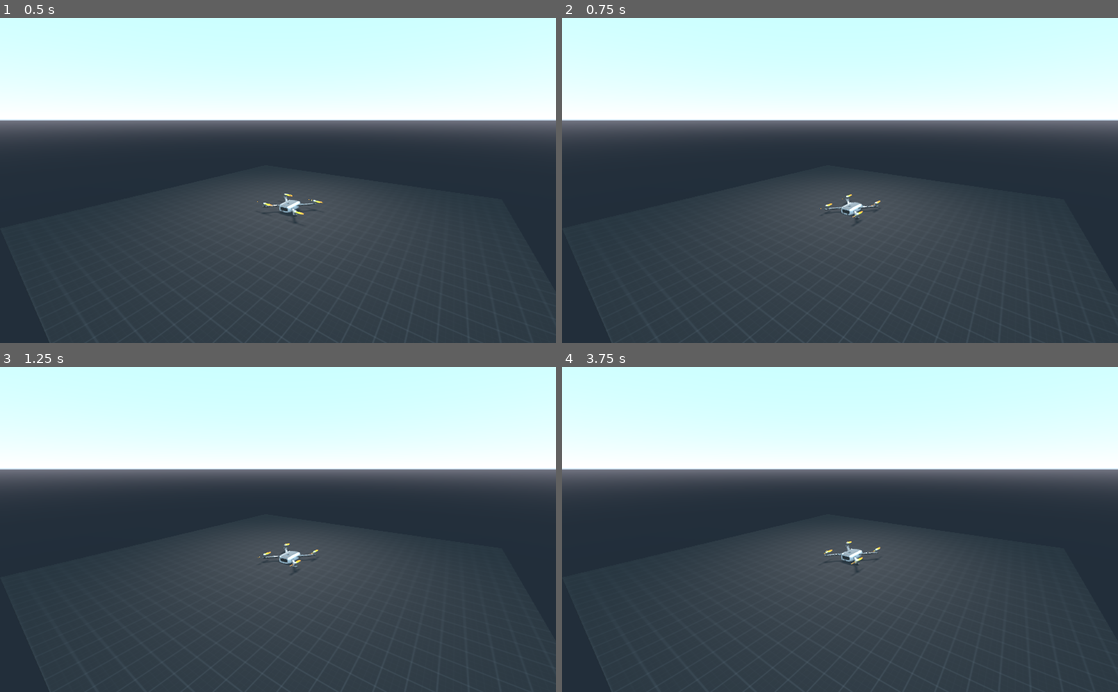
Above: before the commit, frames 1-4 (two rows, left to right).
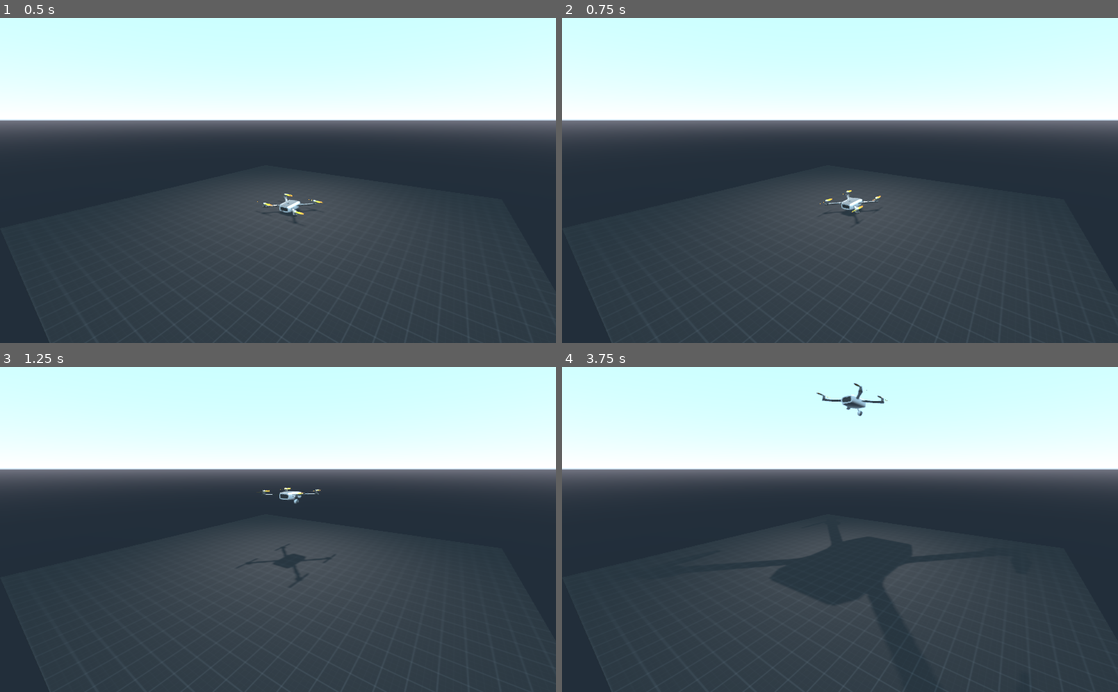
Above: after the commit, the same moments.

Repository: Yash-Pawar-2131/Drone-Simulator
Game: Godot game, scene res://scenes/world_2.tscn
Two runs of this game, one before a commit and one after it. Both use one fixed random seed, a clock stepped at 60 frames per second and the inputs below.
Inputs:
- Up to frame 1 (0.5 s): no input
- Up to frame 2 (0.75 s): hold Up from 0.53 s (still down)
- Up to frame 3 (1.25 s): keep holding Up
- Up to frame 4 (3.75 s): release Up at 1.28 s; hold Down 1.28-2.03 s; hold Up 2.03-3.53 s; hold Down from 3.53 s (still down)

Frame 1 is identical in both runs. In frame 2, 0.3% of the frame differs, in the area x 46-58%, y 52-62%; in frame 3, 0.4%; in frame 4, 3.4%, in the area x 37-67%, y 4-76%.

Commit message:
keypress added

Diff:
--- a/scripts/Desired_Drone_State.gd
+++ b/scripts/Desired_Drone_State.gd
@@ -1,12 +1,11 @@
 extends Spatial
-
 
 onready var drone = $MeshInstance2
 var ds = Vector3.ZERO
 var dyaw = 0.0
 var droll = 0.0
 var dpitch = 0.0
-const ZSPEED = 3
+const ZSPEED = 5
 const YAWSPEED = 1
 const ROLLSPEED = 1
 const PITCHSPEED = 1
@@ -21,6 +20,12 @@
 	droll = Input.get_axis("roll_right", "roll_left") * ROLLSPEED
 	dpitch = Input.get_axis("pitch_forward", "pitch_backward") * PITCHSPEED
 	ds.y = Input.get_axis("down_thrust", "up_thrust") * ZSPEED
+
+	if Input.is_key_pressed(KEY_UP):
+		ds = Vector3(0,1,0) * ZSPEED
+	elif Input.is_key_pressed(KEY_DOWN):
+		ds = Vector3(0,-1,0) * ZSPEED
+
 	# print(dr)
 	if ds != Vector3.ZERO or dyaw != 0.0 or droll != 0.0:
 		self.global_translate(ds * delta)
